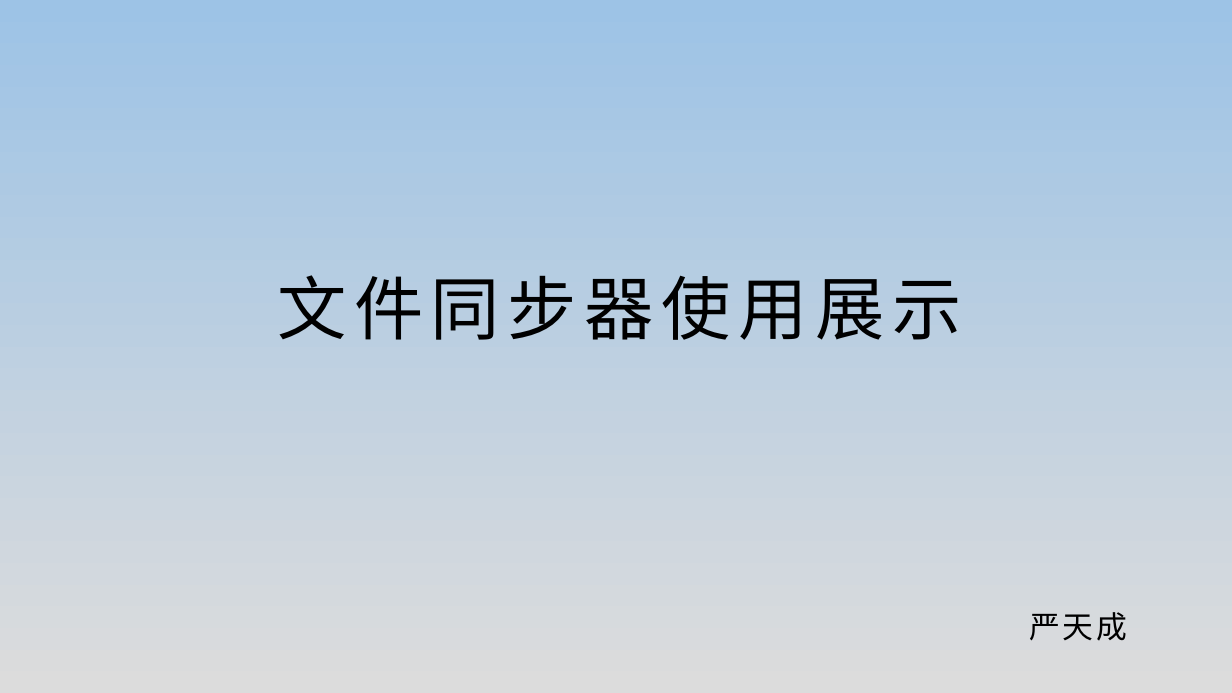
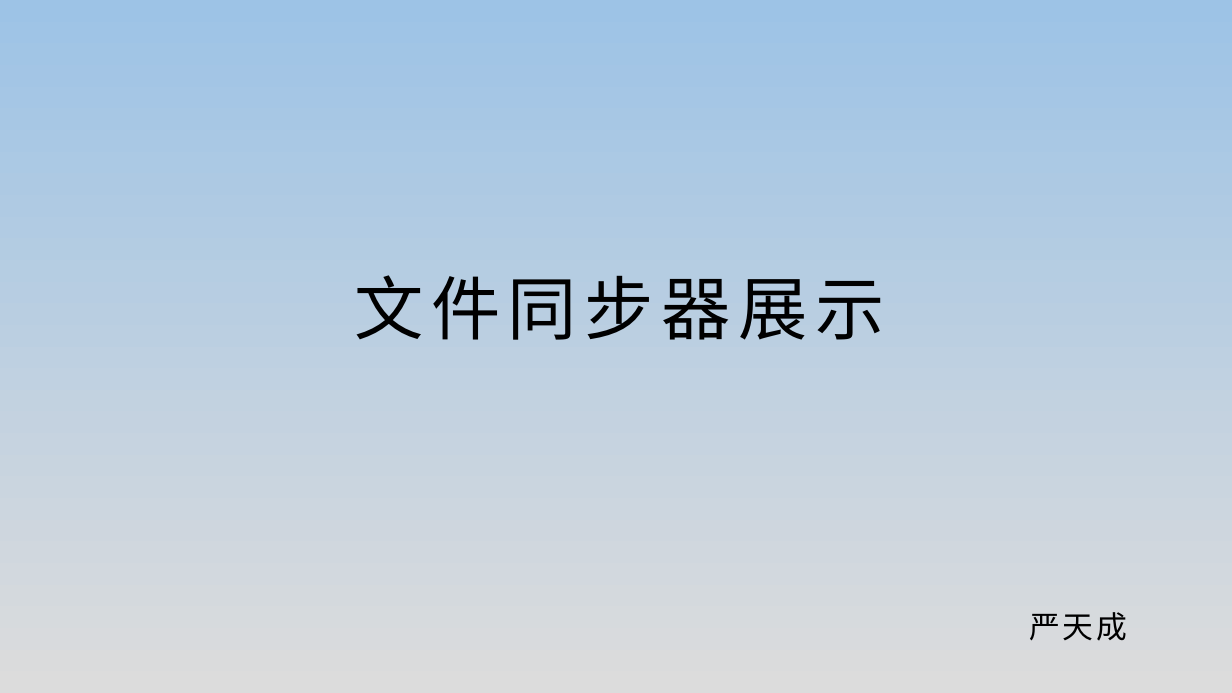
Before and after one commit to Tencin1202/2021-Big-data-development, a slide deck: slide 1 of 大数据怎么存？/文件同步器使用展示.pptx. Drawn at 1232x693 pixels with LibreOffice and Linux fonts; fonts in the diff are those of the drawing. Boxes give left, top, right and bottom in pixels: in the first picture for what was removed or moved away, otherwise in the second. Text is boxed around its words. In the diff, an @@ line names an element or a change of style, - is before the commit and + after.

Commit message:
大数据怎么存，文件同步器

```diff
--- a/大数据怎么存？/文件同步器使用展示.pptx
+++ b/大数据怎么存？/文件同步器使用展示.pptx
@@ title at box(354, 275, 885, 340): text changed @@
-文件同步器使用展示
+文件同步器展示
```
Also in this commit, not shown: 9 slides added.
